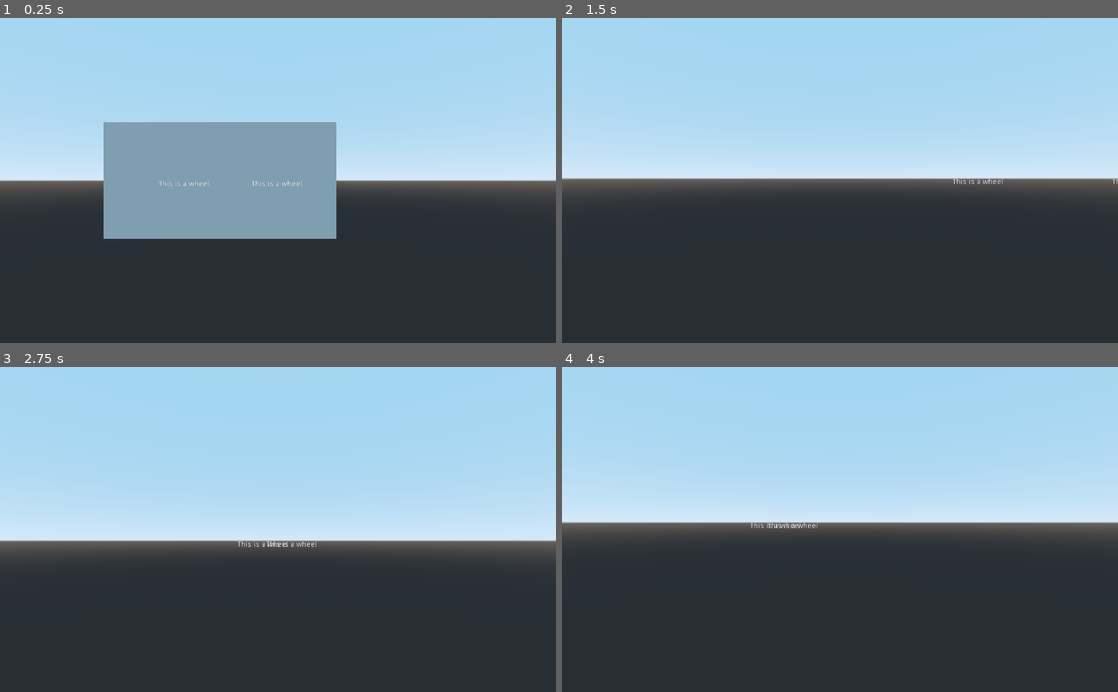
Above: before the commit, frames 1-4 (two rows, left to right).
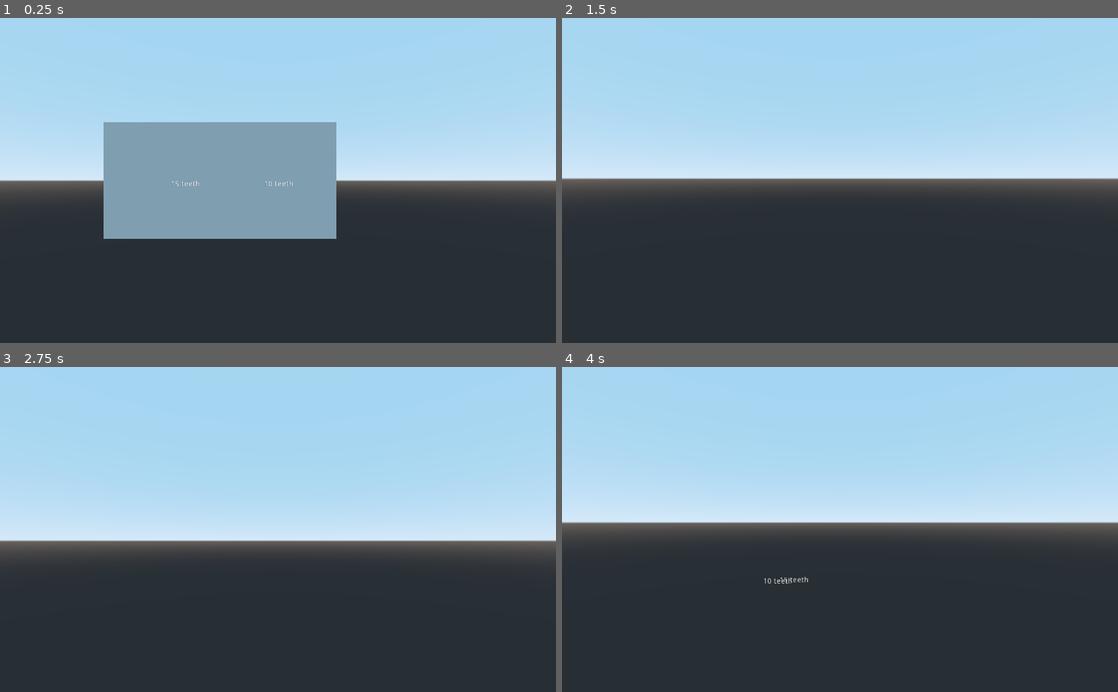
Above: after the commit, the same moments.

Repository: migouche/Create-Sandbox-Godot
Game: Godot game, scene res://test scene.tscn
Two runs of this game, one before a commit and one after it. Both use one fixed random seed, a clock stepped at 60 frames per second and the inputs below.
Inputs (mouse positions are in pixels of both pictures, inside the frame that each line leads up to):
- Up to frame 1 (0.25 s): no input
- Up to frame 2 (1.5 s): tap Enter at 0.5 s; move the mouse to (867, 180) at 0.52 s; hold Shift 0.53-1.28 s; hold W from 0.53 s (still down); tap Space at 0.77, 0.8, 1.07, 1.35 s; move the mouse to (812, 180) at 1.27 s
- Up to frame 3 (2.75 s): keep holding W; tap Space at 1.52, 1.82, 2.3 s; tap Shift at 1.55 s; move the mouse to (289, 523) at 2.02 s; hold Shift from 2.03 s (still down)
- Up to frame 4 (4 s): keep holding W; move the mouse to (834, 536) at 2.77 s; release Shift at 2.78 s; tap Shift at 2.85 s; tap Space at 3.02, 3.32 s; move the mouse to (878, 532) at 3.52 s; hold Space from 3.53 s (still down)

The runs differ from the first frame. In frame 1, 0.1% of the frame differs, in the area x 28-55%, y 50-52%; in frame 2, less than 0.1%; in frame 3, 0.1%; in frame 4, 0.2%, in the area x 33-46%, y 47-67%.

Commit message:
added vertical movement + started work on gears

Diff:
--- a/Scripts/gear.gd
+++ /dev/null
@@ -1,26 +0,0 @@
-extends CSGBox
-
-class_name Gear
-
-enum GearType{
-	SOURCE,
-	OTHER
-}
-
-enum GearOrientation{
-	UP,
-	DOWN,
-	LEFT,
-	RIGHT,
-	FRONT,
-	BACK
-}
-
-func _process(delta):
-	var pos = get_translation()
-	var cam = get_tree().get_root().get_camera()
-	var screen_pos = cam.unproject_position(pos)
-	get_node("Label").set_position(Vector2(screen_pos.x - 50, screen_pos.y))
-
-func _ready():
-	pass
--- a/Scripts/movement/camera_vertical_rotation.gd
+++ b/Scripts/movement/camera_vertical_rotation.gd
@@ -5,3 +5,7 @@
 func _input(event):
 	if event is InputEventMouseMotion:
 		rotate_x(deg2rad(-event.relative.y * get_parent().MOUSE_SENSITIVITY))
+		if rotation_degrees.x > 85:
+			rotation_degrees.x = 85
+		elif rotation_degrees.x < -85:
+			rotation_degrees.x = -85
--- a/Scripts/movement/movement.gd
+++ b/Scripts/movement/movement.gd
@@ -13,7 +13,7 @@
 		rotate_y(deg2rad(-event.relative.x * MOUSE_SENSITIVITY))
 
 func _process(delta):
-	var _movement = Vector3.ZERO
+	var _movement := Vector3.ZERO
 	if Input.is_key_pressed(KEY_W):
 		_movement -= Vector3(0, 0, 1)
 	if Input.is_key_pressed(KEY_S):
@@ -22,7 +22,15 @@
 		_movement += Vector3(1, 0, 0)
 	if Input.is_key_pressed(KEY_A):
 		_movement -= Vector3(1, 0, 0)
+
+	var _v_movement : int = 0
+	if Input.is_key_pressed(KEY_SPACE):
+		_v_movement += 1
+	if Input.is_key_pressed(KEY_SHIFT):
+		_v_movement -= 1
+
 	translate_object_local(_movement.normalized() * speed * delta)
+	translate_object_local(Vector3(0, _v_movement, 0) * speed * delta)
 
 	if Input.is_key_pressed(KEY_ESCAPE):
 		get_tree().quit()
--- /dev/null
+++ b/Scripts/objects/gear.gd
@@ -0,0 +1,45 @@
+extends CSGBox
+
+class_name Gear
+
+var source : Gear
+var connected_gears = []
+
+export var RPM : float
+export var teeth_number : int
+
+enum GearType{
+	SOURCE,
+	OTHER
+}
+
+export(GearType) var gear_type
+
+enum GearOrientation{
+	UP,
+	DOWN,
+	LEFT,
+	RIGHT,
+	FRONT,
+	BACK
+}
+
+func update_gears():
+	for gear in get_tree().get_root().get_child(0).get_child(0).gears:
+		print(gear.get_name())
+
+func update_sources():
+	pass
+
+func update_connected_gears():
+	pass
+
+func _ready():
+	pass
+
+func _process(delta):
+	var pos = get_translation()
+	var cam = get_tree().get_root().get_camera()
+	var screen_pos = cam.unproject_position(pos)
+	get_node("Label").set_text(str(teeth_number) + " teeth")
+	get_node("Label").set_position(Vector2(screen_pos.x - 50, screen_pos.y))
--- /dev/null
+++ b/Scripts/objects/object_manager.gd
@@ -0,0 +1,17 @@
+extends Node
+
+var gears = []
+
+func update_gears():
+	for gear in gears:
+		if gear.gear_type == 0:
+			print("found a source gear")
+			gear.update_gears()
+
+func _ready():
+	var current_scene = get_tree().get_root().get_child(0).get_children()
+	for obj in current_scene:
+		if "Gear" in obj.get_name():
+			print(obj.get_name())
+			gears.append(obj)
+	update_gears()
--- a/project.godot
+++ b/project.godot
@@ -12,7 +12,7 @@
 "base": "CSGBox",
 "class": "Gear",
 "language": "GDScript",
-"path": "res://Scripts/gear.gd"
+"path": "res://Scripts/objects/gear.gd"
 }, {
 "base": "Spatial",
 "class": "Movement",
--- a/test scene.tscn
+++ b/test scene.tscn
@@ -1,16 +1,21 @@
-[gd_scene load_steps=4 format=2]
+[gd_scene load_steps=5 format=2]
 
 [ext_resource path="res://Scripts/movement/movement.gd" type="Script" id=1]
-[ext_resource path="res://Scripts/gear.gd" type="Script" id=2]
+[ext_resource path="res://Scripts/objects/gear.gd" type="Script" id=2]
 [ext_resource path="res://Scripts/movement/camera_vertical_rotation.gd" type="Script" id=3]
+[ext_resource path="res://Scripts/objects/object_manager.gd" type="Script" id=4]
 
 [node name="Spatial" type="Spatial"]
 
-[node name="CSGBox" type="CSGBox" parent="."]
+[node name="Scene Manager" type="Node" parent="."]
+script = ExtResource( 4 )
+
+[node name="Gear" type="CSGBox" parent="."]
 script = ExtResource( 2 )
+teeth_number = 10
 
-[node name="Label" type="Label" parent="CSGBox"]
-margin_right = 96.0
+[node name="Label" type="Label" parent="Gear"]
+margin_right = 102.0
 margin_bottom = 14.0
 text = "This is a wheel"
 align = 1
@@ -21,12 +26,14 @@
 "_editor_description_": ""
 }
 
-[node name="CSGBox2" type="CSGBox" parent="."]
+[node name="Gear2" type="CSGBox" parent="."]
 transform = Transform( 1, 0, 0, 0, 1, 0, 0, 0, 1, 0, 0, -2 )
 script = ExtResource( 2 )
+teeth_number = 15
+gear_type = 1
 
-[node name="Label" type="Label" parent="CSGBox2"]
-margin_right = 96.0
+[node name="Label" type="Label" parent="Gear2"]
+margin_right = 100.0
 margin_bottom = 14.0
 text = "This is a wheel"
 align = 1
@@ -45,3 +52,10 @@
 
 [node name="Camera" type="Camera" parent="Player"]
 script = ExtResource( 3 )
+
+[node name="Control" type="Control" parent="."]
+margin_right = 40.0
+margin_bottom = 40.0
+__meta__ = {
+"_edit_use_anchors_": false
+}
